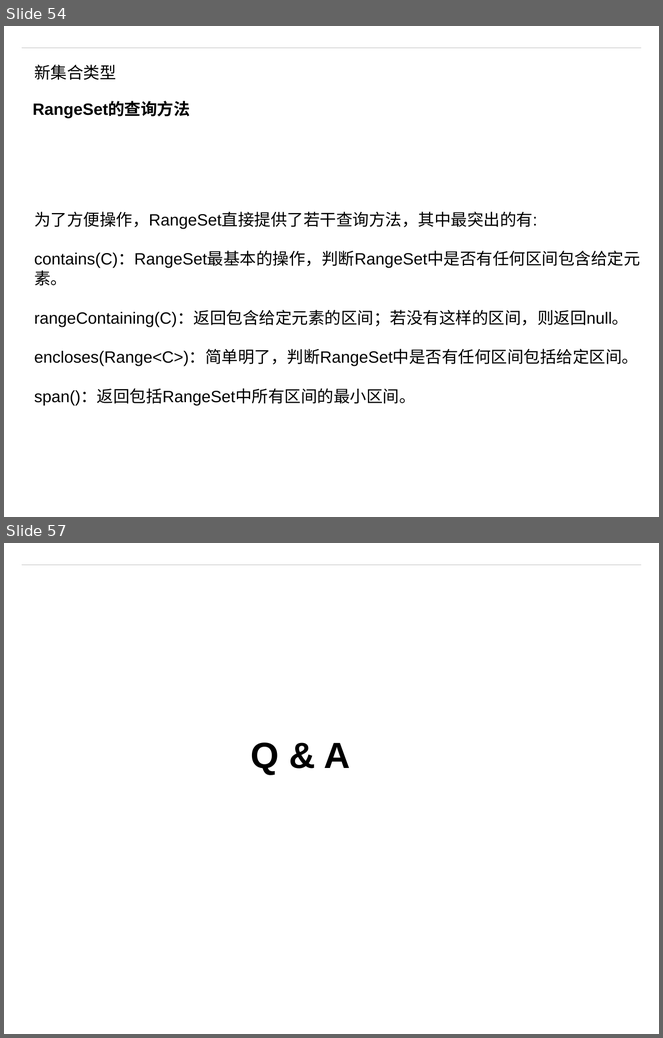
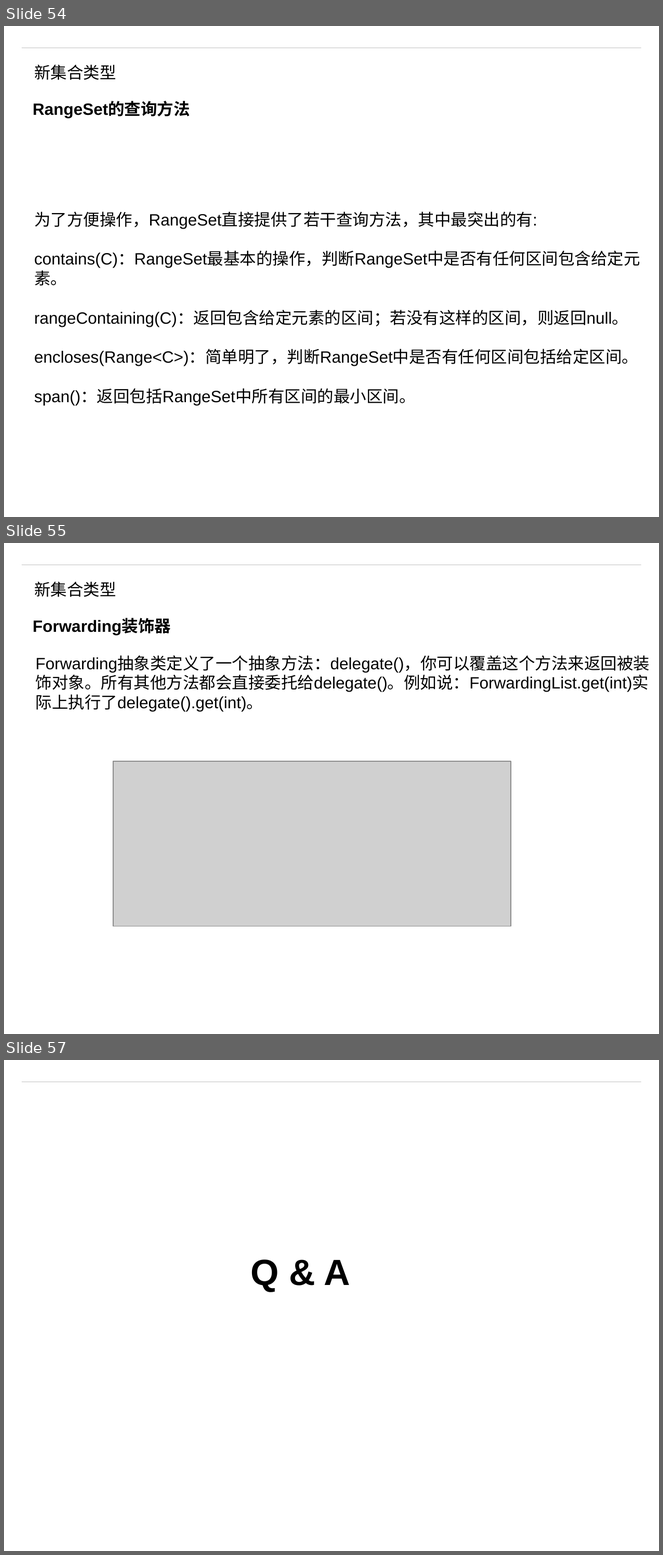
Before and after one commit to matt19870107/Guava, a slide deck: Guava.pptm. Shown one above the other, each under a label of ours: slides 54 and 57 before the commit, slides 54, 55 and 57 after it; the slides between them are not shown. The pictures are 663x1038 and 663x1555 pixels, drawn with LibreOffice and Linux fonts; fonts in the diff are those of the drawing; grey boxes stand for pictures; background and template pictures are left out. Boxes give left, top, right and bottom in pixels: in the first picture for what was removed or moved away, otherwise in the second. Text is boxed around its words. In the diff, an @@ line names an element or a change of style, - is before the commit and + after.

```diff
--- a/Guava.pptm
+++ b/Guava.pptm
@@ slide 55 added at (x1=4, y1=543, x2=659, y2=1034), background #FFFFFF; not listed: 1 template element that a slide beside it also shows @@
@@ text added at (x1=34, y1=581, x2=116, y2=597), 18 pt, text #000000 @@
+新集合类型
@@ text added at (x1=33, y1=619, x2=171, y2=635), 18 pt, text #000000, bold @@
+Forwarding装饰器
@@ text added at (x1=36, y1=656, x2=650, y2=712), 18 pt, text #000000 @@
+Forwarding抽象类定义了一个抽象方法：delegate()，你可以覆盖这个方法来返回被装饰对象。所有其他方法都会直接委托给delegate()。例如说：ForwardingList.get(int)实际上执行了delegate().get(int)。
@@ picture added at (x1=113, y1=761, x2=511, y2=926) @@
```
Also in this commit, not shown: 1 other slide added, 2 slides removed, 6 other files.
